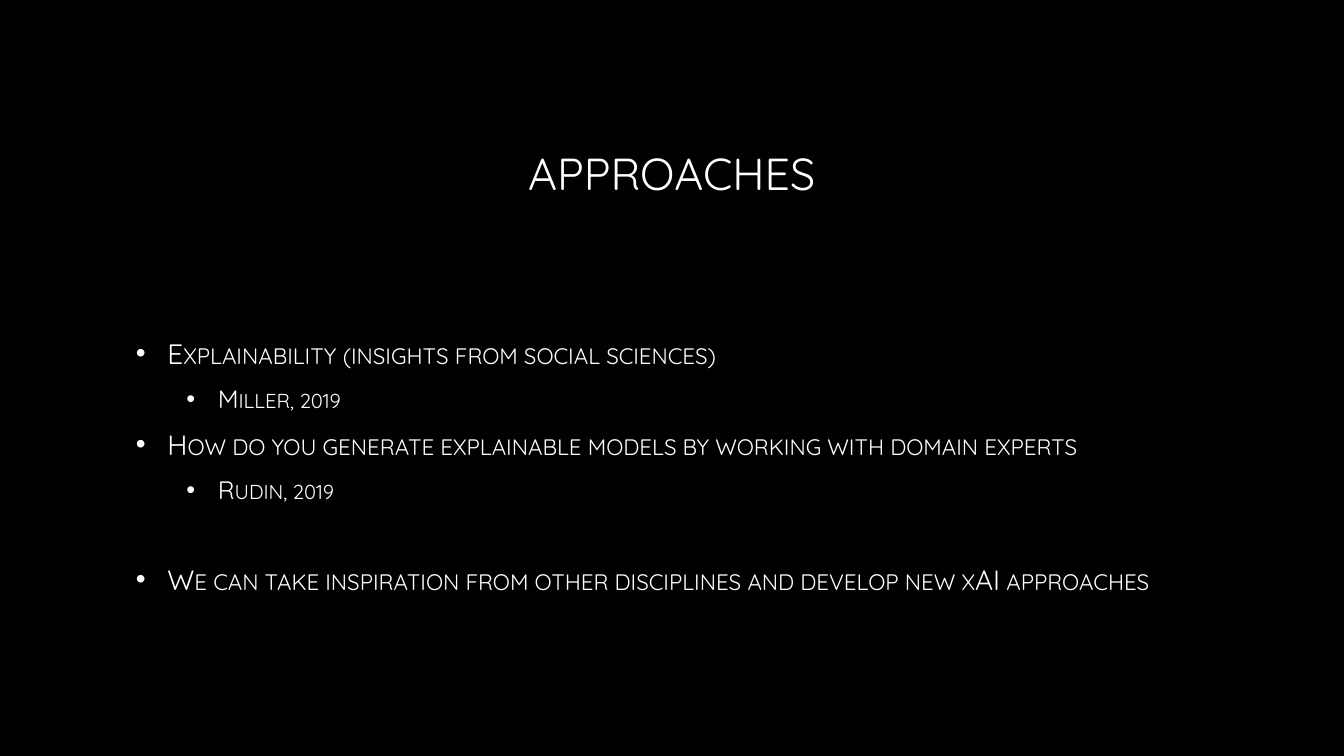
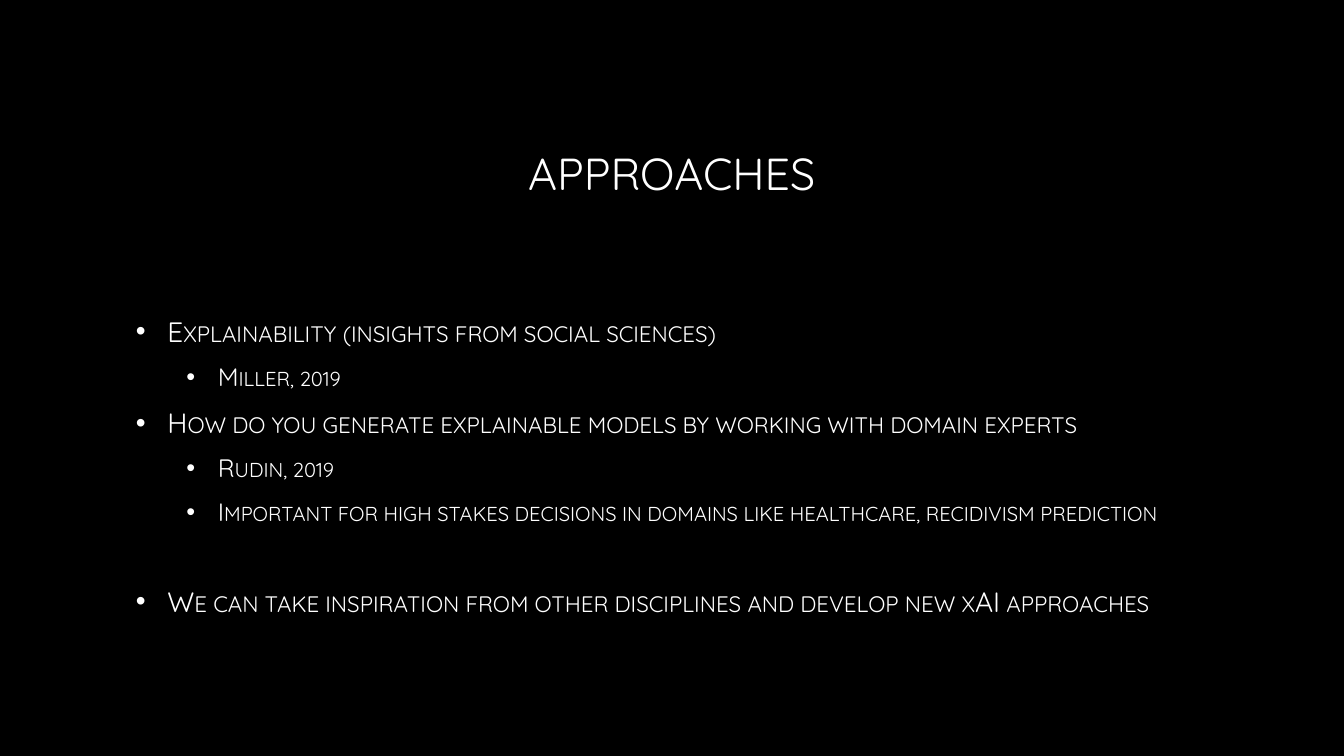
Before and after one commit to neelsoumya/special_topics_unconventional_AI, a slide deck: slide 7 of intro.pptx. Drawn at 1344x756 pixels with LibreOffice and Linux fonts; fonts in the diff are those of the drawing; background and template pictures are left out. Boxes give left, top, right and bottom in pixels: in the first picture for what was removed or moved away, otherwise in the second. Text is boxed around its words. In the diff, an @@ line names an element or a change of style, - is before the commit and + after.

Commit message:
adding slides

```diff
--- a/intro.pptx
+++ b/intro.pptx
@@ text at bbox=[338, 506, 1157, 524]: paragraph added @@
+  • Important for high stakes decisions in domains like healthcare, recidivism prediction
```
Also in this commit, not shown: 1 other file.
